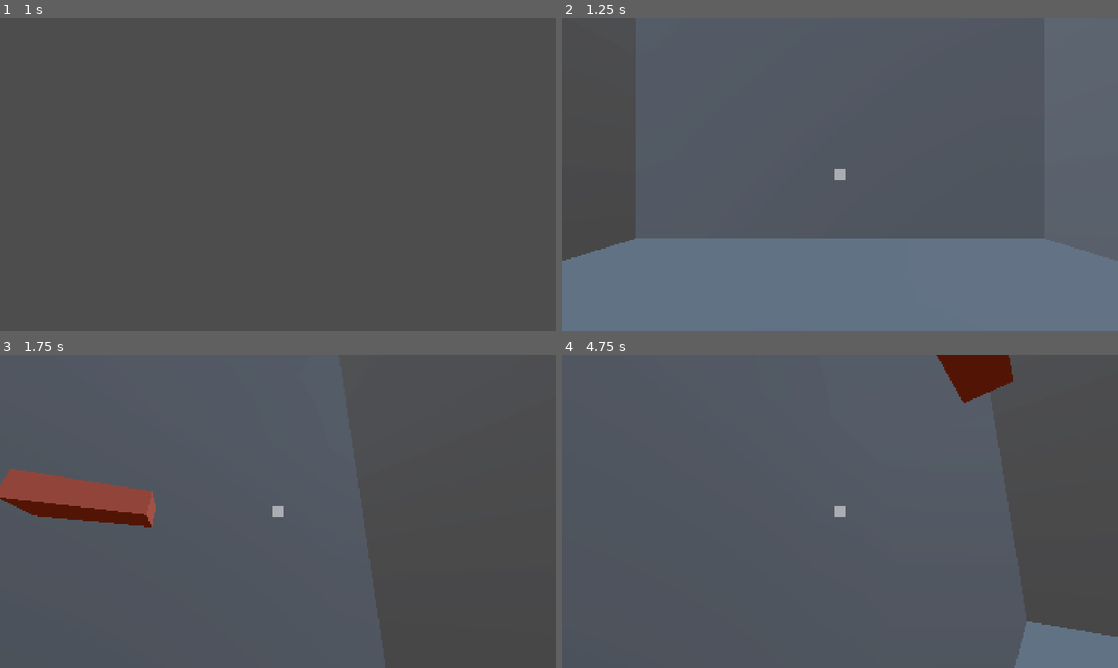
Above: before the commit, frames 1-4 (two rows, left to right).
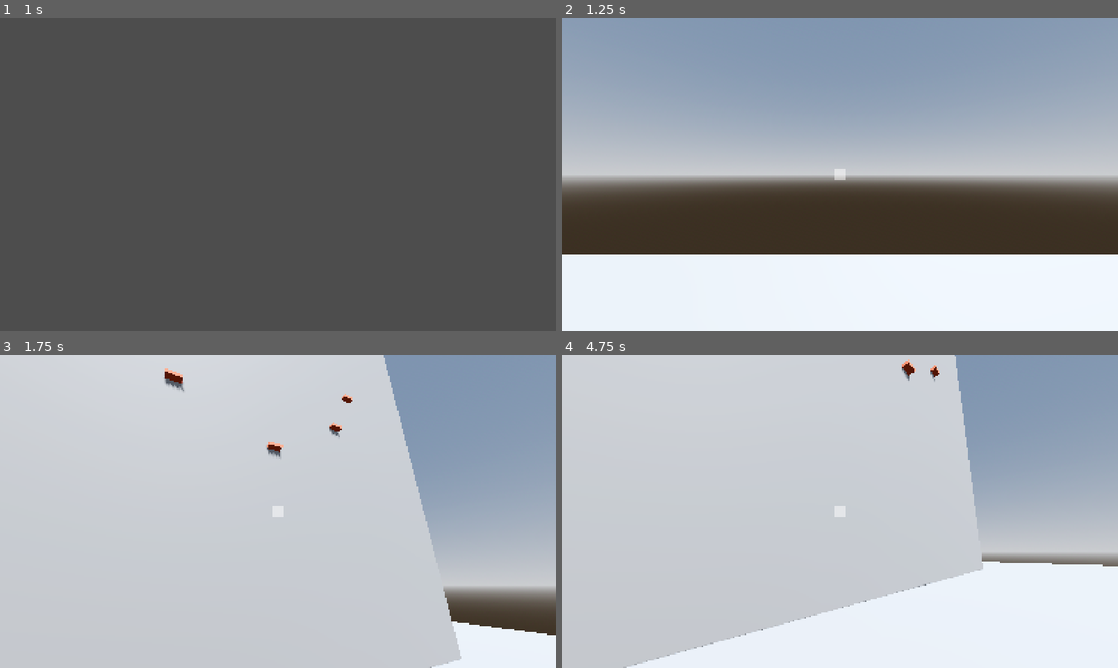
Above: after the commit, the same moments.

Repository: PixelSaver/WannaFall
Game: Godot game, scene res://Scenes/menu_screen.tscn
Same seed, same stepped clock (60 frames per second), same inputs: the game is played once before the commit and once after it.
Inputs (mouse positions are in pixels of both pictures, inside the frame that each line leads up to):
- Up to frame 1 (1 s): click "Start Game" at 0.5 s
- Up to frame 2 (1.25 s): no input
- Up to frame 3 (1.75 s): move the mouse to (305, 511) at 1.27 s; hold W (up) from 1.28 s (still down); click (305, 511) at 1.35 s; tap Space (jump) at 1.52 s
- Up to frame 4 (4.75 s): keep holding W (up); move the mouse to (812, 511) at 2.02 s; right-click (812, 511) at 2.1 s; tap Space (jump) at 2.27, 3.77, 4.52 s; move the mouse to (851, 505) at 2.77 s; click (851, 505) at 2.85 s; move the mouse to (834, 517) at 3.52 s; right-click (834, 517) at 3.6 s; move the mouse to (878, 514) at 4.27 s; click (878, 514) at 4.35 s

Frame 1 is identical in both runs. In frame 2, 99% of the frame differs, in the area x 0-100%, y 0-100%; in frame 3, 99%; in frame 4, 100%.

Commit message:
Added some screenshots and media

Diff:
--- a/Scenes/world.tscn
+++ b/Scenes/world.tscn
@@ -131,7 +131,7 @@
 shadow_enabled = true
 
 [node name="Player" parent="." instance=ExtResource("1_a02cp")]
-transform = Transform3D(1, 0, 0, 0, 1, 0, 0, 0, 1, 0, 1, 0)
+transform = Transform3D(1, 0, 0, 0, 1, 0, 0, 0, 1, -13, 44, 0)
 stamina_gradient = SubResource("GradientTexture1D_8j60k")
 
 [node name="Map" type="Node3D" parent="."]
Binary file added: Media/gameplay2.png
Not shown, added: Media/gameplay2.png.import
Binary file added: Media/gameplay3.png
Not shown, added: Media/gameplayVideo.mp4
Not shown, changed: README.md
